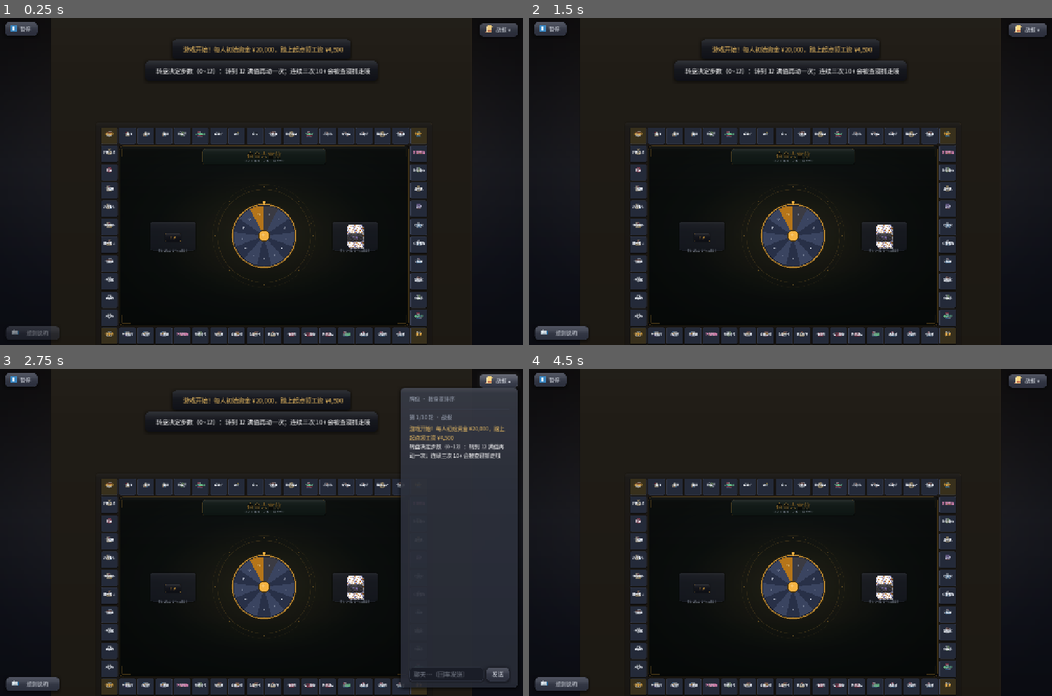
Above: before the commit, frames 1-4 (two rows, left to right).
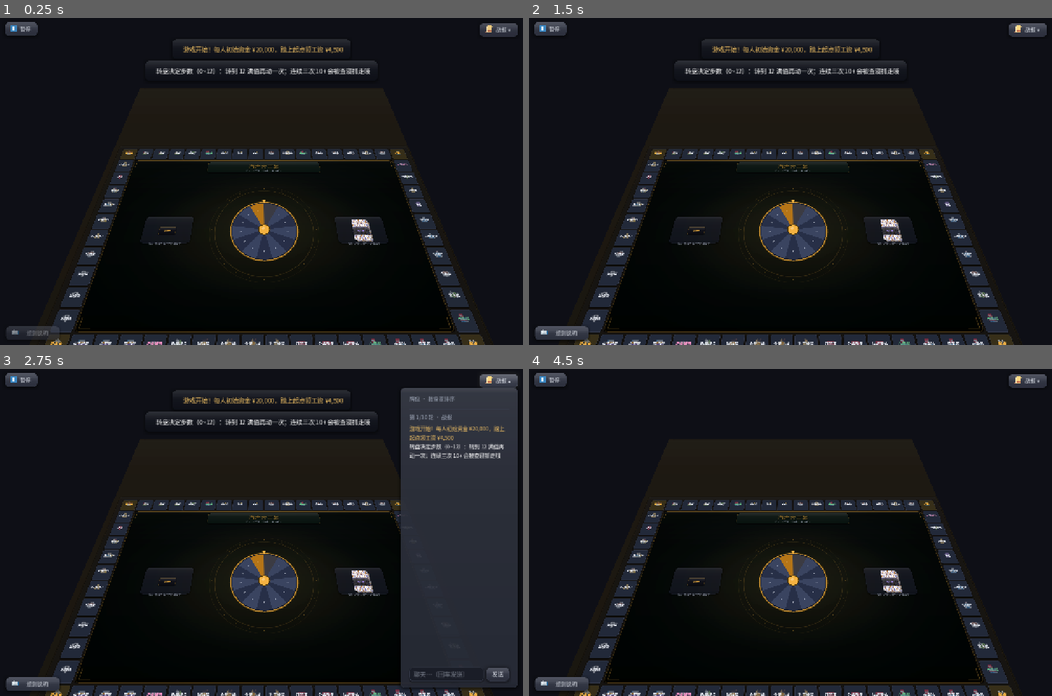
Above: after the commit, the same moments.

Repository: Lousync/dorm-monopoly
Game: Godot game, scene res://scenes/game.tscn
Same seed, same stepped clock (60 frames per second), same inputs: the game is played once before the commit and once after it. This scene is started directly instead of the project's main scene.
Inputs:
- Up to frame 1 (0.25 s): no input
- Up to frame 2 (1.5 s): click "暂停" at 0.5 s; click "▶ 继续游戏" at 1.25 s
- Up to frame 3 (2.75 s): click "战报 ▾" at 2 s
- Up to frame 4 (4.5 s): click "战报 ▴" at 2.75 s; click "规则说明" at 3.5 s; click "收起 ▾" at 4.25 s

The runs differ from the first frame. In frame 1, 16% of the frame differs, in the area x 8-94%, y 32-100%; in frame 2, 16%; in frame 3, 12%; in frame 4, 16%.
Error before the commit: Out of bounds get index '0' (on base: 'Array') (res://scripts/game.gd:1046)
Error after the commit: Out of bounds get index '0' (on base: 'Array') (res://scripts/game.gd:1047)

Commit message:
布局2.5D：建 3D 桌面容器，把棋盘搬进 SubViewport 贴上斜看的桌子
新增 TableView3D（Node3D）：WorldEnvironment + 暖顶光 + 水平桌面板 + Camera3D(50°)
+ SubViewport(2048)，现有 BoardView 原样住进 SubViewport、不再直接挂在 game 下。
board_view 内部一行未改；屏幕层 HUD 仍是 game 的 Control，叠在 3D 之上。
输入映射留到下一个任务（此刻点击尚未接通）。

另外去掉了 build_play_ui 里那张全屏不透明的渐变氛围底：Godot 的 2D 画布一律合成在
3D 之上，留着它会把整张 3D 桌面盖掉（实测出图只剩渐变）。桌面外的暗色房间改由
容器的 WorldEnvironment 背景色承担。

Diff:
--- a/scripts/game.gd
+++ b/scripts/game.gd
@@ -11,6 +11,7 @@
 
 # ---------------- UI 引用 ----------------
 var board: BoardView
+var table3d: TableView3D      # 2.5D 桌面容器（scripts/table_3d.gd）
 var status_label: Label
 var roll_btn: Button
 var mat_bar: PanelContainer
--- /dev/null
+++ b/scripts/table_3d.gd
@@ -0,0 +1,88 @@
+class_name TableView3D
+extends Node3D
+## 2.5D 桌面容器（见 doc/development/plans/v0.5.0-布局2.5D.md §二 / §6.1）。
+##
+## 结构：本节点（Node3D）持有 3D 场景 —— 桌面板 + 相机 + 灯 —— 以及一个 SubViewport，
+## 现有 BoardView 原样住在那个 SubViewport 里。屏幕层 HUD 在 game 上，叠在 3D 之上。
+## 输入由本节点映射：屏幕点 → 相机射线 → 水平桌面 → UV → SubViewport 像素 → push_input。
+
+const TABLE_SIDE := 8.0          # 桌面边长（世界单位）
+const VP_SIZE := Vector2i(2048, 2048)   # SubViewport 分辨率（清晰度靠它，见设计稿 §十 风险）
+const CAM_TILT_DEG := 50.0       # 俯角：0 = 平视，90 = 正俯视
+const CAM_FOV := 55.0            # 收窄默认 75°：探针实测默认 FOV 下桌面只占屏 1/4
+
+var board: BoardView
+var viewport: SubViewport
+var camera: Camera3D
+var table_mesh: MeshInstance3D
+
+var _table_mat: StandardMaterial3D
+
+func _init() -> void:
+	_build_environment()
+	_build_table()
+	_build_camera()
+	_build_viewport()
+
+func _build_environment() -> void:
+	var env := WorldEnvironment.new()
+	var e := Environment.new()
+	e.background_mode = Environment.BG_COLOR
+	e.background_color = Color(0.055, 0.06, 0.085)   # 桌面之外的暗色房间
+	e.ambient_light_source = Environment.AMBIENT_SOURCE_COLOR
+	e.ambient_light_color = Color(0.55, 0.5, 0.45)
+	e.ambient_light_energy = 0.55
+	env.environment = e
+	add_child(env)
+
+func _build_table() -> void:
+	table_mesh = MeshInstance3D.new()
+	var pm := PlaneMesh.new()
+	pm.size = Vector2(TABLE_SIDE, TABLE_SIDE)     # PlaneMesh 躺在 XZ 平面，中心在原点
+	table_mesh.mesh = pm
+	_table_mat = StandardMaterial3D.new()
+	_table_mat.shading_mode = BaseMaterial3D.SHADING_MODE_UNSHADED
+	_table_mat.texture_filter = BaseMaterial3D.TEXTURE_FILTER_LINEAR_WITH_MIPMAPS
+	table_mesh.material_override = _table_mat
+	add_child(table_mesh)
+
+	var light := DirectionalLight3D.new()
+	light.rotation_degrees = Vector3(-52, -28, 0)
+	light.light_energy = 1.1
+	light.light_color = Color(1.0, 0.94, 0.85)    # 暖顶光
+	add_child(light)
+
+func _build_camera() -> void:
+	camera = Camera3D.new()
+	camera.fov = CAM_FOV
+	# 按俯角求相机位置：水平距离 d，高度 d*tan(俯角)，看向桌面中心
+	var d := 5.0
+	var rad := deg_to_rad(CAM_TILT_DEG)
+	# _init 阶段节点尚未入树，look_at 会报错 —— 必须用 look_at_from_position
+	camera.look_at_from_position(Vector3(0.0, d * tan(rad), d), Vector3.ZERO, Vector3.UP)
+	add_child(camera)
+	camera.current = true
+
+func _build_viewport() -> void:
+	viewport = SubViewport.new()
+	viewport.size = VP_SIZE
+	viewport.render_target_update_mode = SubViewport.UPDATE_ALWAYS
+	viewport.transparent_bg = true
+	add_child(viewport)
+	_table_mat.albedo_texture = viewport.get_texture()
+
+	board = BoardView.new()
+	board.set_anchors_preset(Control.PRESET_FULL_RECT)
+	board.overlay_top = 0.0        # 3D 层不再需要为屏幕 HUD 预留（HUD 浮在 3D 之上）
+	board.overlay_bottom = 0.0
+	board.overlay_left = 0.0
+	board.overlay_right = 0.0
+	viewport.add_child(board)
+
+## 沿视线推拉相机（Task 3 的滚轮缩放用）。factor > 1 拉远、< 1 拉近。
+## 只改「相机到桌面中心的距离」，方向不变 —— 于是俯角恒定，缩放不会把桌子翻成平视。
+## 上下限留出余量：太近会钻进桌面，太远则桌子退到屏幕一隅。
+func dolly(factor: float) -> void:
+	var dir := camera.global_position.normalized()
+	var dist := clampf(camera.global_position.length() * factor, 2.5, 22.0)
+	camera.global_position = dir * dist
--- a/scripts/table_hud.gd
+++ b/scripts/table_hud.gd
@@ -31,15 +31,15 @@
 
 ## 建整个对局界面（原 _build_ui）
 static func build_play_ui(g: Node) -> void:
-	# 纯渐变氛围底（棋盘外露出的部分），不撒尘埃保持棋盘清晰
-	g.add_child(UIKit.decor_bg(false))
-
-	# 棋盘视口：整屏（四座在桌面世界四周，镜头避开顶栏与底部行动条）
-	g.board = BoardView.new()
-	g.board.set_anchors_preset(Control.PRESET_FULL_RECT)
-	g.board.overlay_top = 46
-	g.board.overlay_bottom = 70
-	g.add_child(g.board)
+	# 原来这里铺一张全屏不透明的渐变氛围底（UIKit.decor_bg）。2.5D 之后必须去掉：
+	# Godot 里 2D 画布一律合成在 3D 之上，一层铺满屏幕的不透明 Control 会把整张 3D 桌面
+	# 整个盖掉（实测：出图只剩渐变，桌子完全看不见）。桌面之外的暗色房间现在由容器里的
+	# WorldEnvironment 背景色承担（见 table_3d.gd:_build_environment）。
+
+	# 棋盘视口：2.5D 桌面容器 —— BoardView 住在容器的 SubViewport 里，贴到 3D 桌面上
+	g.table3d = TableView3D.new()
+	g.add_child(g.table3d)
+	g.board = g.table3d.board
 	g.board.tile_clicked.connect(g._on_tile_clicked)
 	g.board.seat_clicked.connect(g._on_seat_clicked)
 
--- a/tests/layout_test.gd
+++ b/tests/layout_test.gd
@@ -39,6 +39,26 @@
 		_check(back.distance_to(uv) < 0.0001, "UV %s → px %s → UV %s" % [uv, px, back])
 	_check(TableGeometry.uv_to_viewport(Vector2(0.5, 0.5), vp) == Vector2(1024, 1024), "中心映射到像素中心")
 
+	print("== TableView3D 容器结构 ==")
+	# 用运行时 load() 取 TableView3D，而不是写类名：--script 入口脚本的静态依赖链在
+	# autoload 全局标识符注册之前就编译，而 TableView3D 依赖的 BoardView 内部用了 Fx
+	#（autoload）→ 静态引用会以「Identifier not found: Fx」整链编译失败。
+	# 本仓库既有约定同此：需要 game/BoardView 的测试都在运行时 load（见 hud_test.gd）。
+	var t3 = load("res://scripts/table_3d.gd").new()
+	root.add_child(t3)
+	_check(t3.board != null, "容器内有 BoardView")
+	_check(t3.viewport != null and t3.board.get_parent() == t3.viewport,
+		"BoardView 挂在容器自己的 SubViewport 下")
+	_check(t3.camera != null and t3.camera.current, "3D 相机已就位并 current")
+	_check(t3.camera.global_position.y > 0.0, "相机在桌面之上（实得 y=%.2f）" % t3.camera.global_position.y)
+	# 俯角 = 相机位置矢量（相对注视点）与竖直方向的夹角余角。
+	# 必须用 Vector3.UP：angle_to 是无符号夹角，位置矢量与 DOWN 的夹角 = 180° − 俯角
+	# （50° 配置实测得 140°，`90 - 140` 是 −50°，永远过不了）；与 UP 的夹角才是 90° − 俯角。
+	var tilt := 90.0 - rad_to_deg(t3.camera.global_position.angle_to(Vector3.UP))
+	_check(absf(tilt - t3.CAM_TILT_DEG) < 8.0,
+		"俯角接近配置值 %.0f°（实得 %.1f°）" % [t3.CAM_TILT_DEG, tilt])
+	t3.queue_free()
+
 	if fails == 0:
 		print("LAYOUT TEST: ALL PASS")
 		quit(0)
